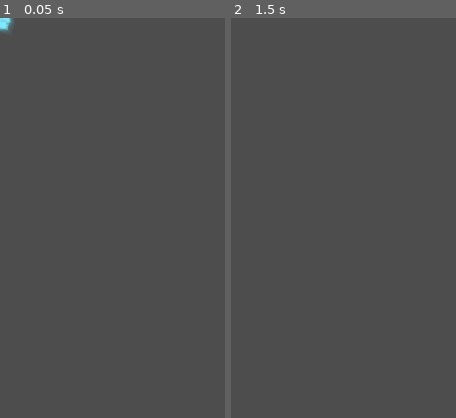
Above: before the commit, frames 1-2 (left to right).
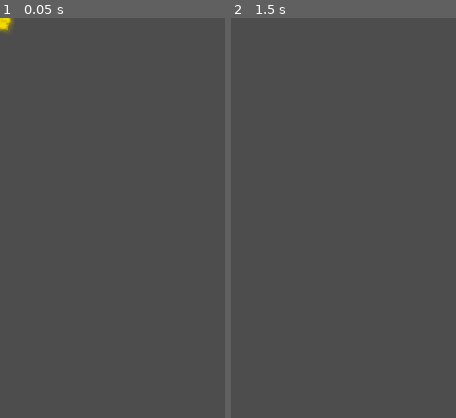
Above: after the commit, the same moments.

Repository: qingzhixing/plane-war
Game: Godot game, scene res://scenes/vfx/GrazeSpark.tscn
Two runs of this game, one before a commit and one after it. Both use one fixed random seed, a clock stepped at 60 frames per second and the inputs below. This scene is started directly instead of the project's main scene. Sound files missing from this copy of the repository are replaced by a short silence.
Inputs (mouse positions are % of the whole screen's width and height, from its top left):
- Up to frame 1 (0.05 s): no input
- Up to frame 2 (1.5 s): tap Enter at 0.5 s; move the mouse to (72, 45) at 0.52 s; hold D 0.53-1.25 s; tap P at 0.6 s; click (72, 45) at 0.67 s; tap Space at 0.77, 1.25 s; drag from (30, 55) to (45, 70) at 1.27 s
The pictures show only the part of the screen within x 0-50%, y 0-50%; the shares and areas given below are measured in that part.

The runs differ from the first frame. In frame 1, 0.2% of the frame differs, in the area x 0-7%, y 0-4%; in frame 2, nothing differs.

Commit message:
🎮 ADD: 炸弹主武器 PlayerBomb 第7帧 AoE 伤害
Made-with: Cursor

Diff:
--- a/project.godot
+++ b/project.godot
@@ -28,7 +28,6 @@
 window/size/viewport_width=720
 window/size/viewport_height=1280
 window/stretch/mode="viewport"
-window/stretch/aspect="keep"
 window/handheld/orientation=1
 
 [dotnet]
--- a/scenes/Player.tscn
+++ b/scenes/Player.tscn
@@ -4,6 +4,7 @@
 [ext_resource type="PackedScene" path="res://scenes/bullets/PlayerBullet.tscn" id="2_basic"]
 [ext_resource type="PackedScene" path="res://scenes/bullets/PlayerArrow.tscn" id="3_arrow"]
 [ext_resource type="PackedScene" path="res://scenes/bullets/PlayerBoomerang.tscn" id="4_boomerang"]
+[ext_resource type="PackedScene" path="res://scenes/bullets/PlayerBomb.tscn" id="5_bomb"]
 [ext_resource type="Texture2D" uid="uid://dgocjs7westlh" path="res://assets/sprites/player/player_ship_base.png" id="5_tex"]
 [ext_resource type="Script" uid="uid://1u2vm5sqjwma" path="res://scripts/hit_judgement_visual.gd" id="6_hit"]
 [ext_resource type="Script" uid="uid://dc24c6fqlvntc" path="res://scripts/player_graze_area.gd" id="7_graze"]
@@ -22,6 +23,7 @@
 bullet_scene_basic = ExtResource("2_basic")
 bullet_scene_arrow = ExtResource("3_arrow")
 bullet_scene_boomerang = ExtResource("4_boomerang")
+bullet_scene_bomb = ExtResource("5_bomb")
 
 [node name="CollisionShape2D" type="CollisionShape2D" parent="." unique_id=1782819317]
 shape = SubResource("CircleShape2D_3li8b")
--- /dev/null
+++ b/scenes/bullets/PlayerBomb.tscn
@@ -0,0 +1,135 @@
+[gd_scene format=3 uid="uid://dnccqe6etmx3l"]
+
+[ext_resource type="Script" uid="uid://b4s7vdjrtsuwm" path="res://scripts/bullets/PlayerBombBullet.gd" id="1_script"]
+[ext_resource type="Texture2D" uid="uid://7s1kaquky2ca" path="res://assets/sprites/bullets/Bomb.png" id="2_tex"]
+
+[sub_resource type="CircleShape2D" id="1_shape"]
+radius = 5.7142854
+
+[sub_resource type="AtlasTexture" id="AtlasTexture_yamd2"]
+atlas = ExtResource("2_tex")
+region = Rect2(0, 0, 90, 50)
+
+[sub_resource type="AtlasTexture" id="AtlasTexture_ilyvh"]
+atlas = ExtResource("2_tex")
+region = Rect2(90, 0, 90, 50)
+
+[sub_resource type="AtlasTexture" id="AtlasTexture_rq4vg"]
+atlas = ExtResource("2_tex")
+region = Rect2(180, 0, 90, 50)
+
+[sub_resource type="AtlasTexture" id="AtlasTexture_doins"]
+atlas = ExtResource("2_tex")
+region = Rect2(270, 0, 90, 50)
+
+[sub_resource type="AtlasTexture" id="AtlasTexture_v4vi3"]
+atlas = ExtResource("2_tex")
+region = Rect2(360, 0, 90, 50)
+
+[sub_resource type="AtlasTexture" id="AtlasTexture_hx73c"]
+atlas = ExtResource("2_tex")
+region = Rect2(450, 0, 90, 50)
+
+[sub_resource type="AtlasTexture" id="AtlasTexture_tjcrw"]
+atlas = ExtResource("2_tex")
+region = Rect2(540, 0, 90, 50)
+
+[sub_resource type="AtlasTexture" id="AtlasTexture_o6d82"]
+atlas = ExtResource("2_tex")
+region = Rect2(630, 0, 90, 50)
+
+[sub_resource type="AtlasTexture" id="AtlasTexture_p8751"]
+atlas = ExtResource("2_tex")
+region = Rect2(0, 50, 90, 50)
+
+[sub_resource type="AtlasTexture" id="AtlasTexture_own30"]
+atlas = ExtResource("2_tex")
+region = Rect2(90, 50, 90, 50)
+
+[sub_resource type="AtlasTexture" id="AtlasTexture_mesac"]
+atlas = ExtResource("2_tex")
+region = Rect2(180, 50, 90, 50)
+
+[sub_resource type="AtlasTexture" id="AtlasTexture_4qsfh"]
+atlas = ExtResource("2_tex")
+region = Rect2(270, 50, 90, 50)
+
+[sub_resource type="AtlasTexture" id="AtlasTexture_k8ir0"]
+atlas = ExtResource("2_tex")
+region = Rect2(0, 0, 90, 50)
+
+[sub_resource type="SpriteFrames" id="SpriteFrames_4qsfh"]
+animations = [{
+"frames": [{
+"duration": 1.0,
+"texture": SubResource("AtlasTexture_yamd2")
+}, {
+"duration": 1.0,
+"texture": SubResource("AtlasTexture_ilyvh")
+}, {
+"duration": 1.0,
+"texture": SubResource("AtlasTexture_rq4vg")
+}, {
+"duration": 1.0,
+"texture": SubResource("AtlasTexture_doins")
+}, {
+"duration": 1.0,
+"texture": SubResource("AtlasTexture_v4vi3")
+}, {
+"duration": 1.0,
+"texture": SubResource("AtlasTexture_hx73c")
+}, {
+"duration": 1.0,
+"texture": SubResource("AtlasTexture_tjcrw")
+}, {
+"duration": 1.0,
+"texture": SubResource("AtlasTexture_o6d82")
+}, {
+"duration": 1.0,
+"texture": SubResource("AtlasTexture_p8751")
+}, {
+"duration": 1.0,
+"texture": SubResource("AtlasTexture_own30")
+}, {
+"duration": 1.0,
+"texture": SubResource("AtlasTexture_mesac")
+}, {
+"duration": 1.0,
+"texture": SubResource("AtlasTexture_4qsfh")
+}],
+"loop": false,
+"name": &"explode",
+"speed": 30.0
+}, {
+"frames": [{
+"duration": 1.0,
+"texture": SubResource("AtlasTexture_k8ir0")
+}],
+"loop": true,
+"name": &"idle",
+"speed": 5.0
+}]
+
+[node name="PlayerBombBullet" type="Area2D" unique_id=1603350073]
+z_index = 12
+z_as_relative = false
+scale = Vector2(3, 3)
+script = ExtResource("1_script")
+
+[node name="CollisionShape2D" type="CollisionShape2D" parent="." unique_id=583718475]
+position = Vector2(3.3881318e-21, -1.1920929e-07)
+shape = SubResource("1_shape")
+
+[node name="AnimatedSprite2D" type="AnimatedSprite2D" parent="." unique_id=954022042]
+position = Vector2(-1.0000002, -19.333334)
+sprite_frames = SubResource("SpriteFrames_4qsfh")
+animation = &"idle"
+autoplay = "idle"
+
+[node name="Explosion Shape" type="Area2D" parent="." unique_id=683750968]
+monitoring = true
+collision_layer = 0
+collision_mask = 1048575
+
+[node name="CollisionPolygon2D" type="CollisionPolygon2D" parent="Explosion Shape" unique_id=724492993]
+polygon = PackedVector2Array(-16, 4.666667, 16, 4.666667, 24, -2, 25, -10.333334, 16.666668, -22, 6, -25.333334, -4, -25.333334, -16, -20.333334, -22.333334, -13, -22, -2.3333335)
--- a/scenes/bullets/PlayerBombBullet.tscn
+++ /dev/null
@@ -1,23 +0,0 @@
-[gd_scene format=3 uid="uid://dnccqe6etmx3l"]
-
-[ext_resource type="Script" uid="uid://b4s7vdjrtsuwm" path="res://scripts/bullets/PlayerBombBullet.gd" id="1_script"]
-[ext_resource type="Texture2D" uid="uid://7s1kaquky2ca" path="res://assets/sprites/bullets/Bomb.png" id="2_tex"]
-
-[sub_resource type="CircleShape2D" id="1_shape"]
-radius = 5.7142854
-
-[node name="PlayerBombBullet" type="Area2D" unique_id=1603350073]
-z_index = 12
-z_as_relative = false
-scale = Vector2(3, 3)
-script = ExtResource("1_script")
-
-[node name="Sprite2D" type="Sprite2D" parent="." unique_id=913872009]
-position = Vector2(-1.4285715, -20)
-texture = ExtResource("2_tex")
-hframes = 8
-vframes = 2
-
-[node name="CollisionShape2D" type="CollisionShape2D" parent="." unique_id=583718475]
-position = Vector2(3.3881318e-21, -1.1920929e-07)
-shape = SubResource("1_shape")
--- a/scenes/vfx/GrazeSpark.tscn
+++ b/scenes/vfx/GrazeSpark.tscn
@@ -31,5 +31,5 @@
 angular_velocity_min = -520.0
 angular_velocity_max = 520.0
 scale_amount_max = 4.0
-color = Color(0.5, 0.92, 1, 1)
+color = Color(0.9557983, 0.8563839, 0, 1)
 script = ExtResource("1")
--- a/scripts/bullets/PlayerBombBullet.gd
+++ b/scripts/bullets/PlayerBombBullet.gd
@@ -1,9 +1,85 @@
 extends "res://scripts/bullets/BulletBase.gd"
+## 命中敌机后播放爆炸；仅在爆炸动画第 7 帧（index 6）对 Explosion Shape 范围内敌人造成一次 AoE 伤害。
+
+const _DAMAGE_FRAME_INDEX := 6 # 第 7 帧（0-based）
+
+var _exploding := false
+var _aoe_applied := false
+
+@onready var _sprite: AnimatedSprite2D = get_node_or_null("AnimatedSprite2D")
+@onready var _explosion_area: Area2D = get_node_or_null("Explosion Shape")
 
 
 func _ready() -> void:
 	super._ready()
-	var sprite := get_node_or_null("Sprite2D") as Sprite2D
-	if sprite != null:
-		# 贴图和尺寸完全由 PlayerBombBullet.tscn 场景控制，这里不再改动
-		pass
+	if _sprite != null:
+		_sprite.animation = "idle"
+		_sprite.play()
+		_sprite.frame_changed.connect(_on_sprite_frame_changed)
+		_sprite.animation_finished.connect(_on_sprite_animation_finished)
+	if _explosion_area != null:
+		_explosion_area.collision_layer = 0
+		_explosion_area.monitoring = true
+		_explosion_area.monitorable = false
+		# 与敌机 Area2D 同层检测（默认 layer 1）
+		_explosion_area.collision_mask = 0xFFFFFFFF
+
+
+func _process(delta: float) -> void:
+	if _exploding:
+		return
+	super._process(delta)
+
+
+func _on_area_entered(area: Area2D) -> void:
+	if _exploding:
+		return
+	if not (area.is_in_group("enemy") or area.is_in_group("boss")):
+		return
+	_begin_explosion()
+
+
+func _begin_explosion() -> void:
+	_exploding = true
+	speed = 0.0
+	set_deferred("monitoring", false)
+	set_deferred("monitorable", false)
+	if _sprite != null:
+		_sprite.play("explode")
+
+
+func _on_sprite_frame_changed() -> void:
+	if not _exploding or _aoe_applied:
+		return
+	if _sprite.animation != "explode":
+		return
+	if _sprite.frame != _DAMAGE_FRAME_INDEX:
+		return
+	_aoe_applied = true
+	_apply_aoe_damage()
+
+
+func _apply_aoe_damage() -> void:
+	if _explosion_area == null:
+		return
+	var seen: Dictionary = {}
+	for area in _explosion_area.get_overlapping_areas():
+		if not is_instance_valid(area):
+			continue
+		if not (area.is_in_group("enemy") or area.is_in_group("boss")):
+			continue
+		if seen.has(area):
+			continue
+		seen[area] = true
+		var dealt := damage
+		if area.is_in_group("boss"):
+			dealt = max(1, int(round(float(damage) * _boss_damage_multiplier)))
+		if area.has_method("apply_damage"):
+			area.apply_damage(dealt)
+			get_tree().call_group("battle_stats_manager", "record_player_damage", dealt, area)
+			_spawn_hit_vfx(area)
+
+
+func _on_sprite_animation_finished() -> void:
+	if _sprite != null and _sprite.animation == "explode":
+		queue_free()
--- a/scripts/debug_upgrade_picker.gd
+++ b/scripts/debug_upgrade_picker.gd
@@ -18,6 +18,7 @@
 	{"id": "combo_boost", "name": "节奏推进", "desc": "每次命中连击 +1"},
 	{"id": "combo_guard", "name": "稳态护盾", "desc": "连击保护 +1 层"},
 	{"id": "bomb_cooldown", "name": "符卡充能", "desc": "符卡冷却 -15%"},
+	{"id": "bomb_weapon", "name": "挂载炸弹", "desc": "主武器改为炸弹 AoE"},
 	{"id": "score_up", "name": "评分增幅", "desc": "评分乘区 +15%"},
 ]
 
--- a/scripts/player.gd
+++ b/scripts/player.gd
@@ -6,6 +6,7 @@
 @export var bullet_scene_basic: PackedScene
 @export var bullet_scene_arrow: PackedScene
 @export var bullet_scene_boomerang: PackedScene
+@export var bullet_scene_bomb: PackedScene
 @export var hit_invulnerable_seconds: float = 0.35
 @export var arrow_auto_interval: float = 1.4
 @export var boomerang_auto_interval: float = 2.6
@@ -40,6 +41,7 @@
 @onready var _fallback_bullet_scene_basic: PackedScene = preload("res://scenes/bullets/PlayerBullet.tscn")
 @onready var _fallback_bullet_scene_arrow: PackedScene = preload("res://scenes/bullets/PlayerArrow.tscn")
 @onready var _fallback_bullet_scene_boomerang: PackedScene = preload("res://scenes/bullets/PlayerBoomerang.tscn")
+@onready var _fallback_bullet_scene_bomb: PackedScene = preload("res://scenes/bullets/PlayerBomb.tscn")
 @onready var _sprite: Node2D = get_node_or_null("Sprite2D")
 
 const _HIT_BLINK_FREQ := 20.0
@@ -56,6 +58,8 @@
 		bullet_scene_arrow = _fallback_bullet_scene_arrow
 	if bullet_scene_boomerang == null and _fallback_bullet_scene_boomerang != null:
 		bullet_scene_boomerang = _fallback_bullet_scene_boomerang
+	if bullet_scene_bomb == null and _fallback_bullet_scene_bomb != null:
+		bullet_scene_bomb = _fallback_bullet_scene_bomb
 	_arrow_auto_timer = arrow_auto_interval
 	_boomerang_auto_timer = boomerang_auto_interval
 	_init_shield()
@@ -138,6 +142,8 @@
 			_spawn_arrow_shot()
 		"boomerang":
 			_spawn_boomerang_shot()
+		"bomb":
+			_spawn_bomb_shot()
 		_:
 			_spawn_default_shot()
 
@@ -158,6 +164,14 @@
 		var dir := Vector2(sin(angle), -cos(angle))
 		var side_offset: Vector2 = Vector2(-dir.y, dir.x) * 12.0 * (i - (n - 1) * 0.5)
 		_spawn_configured_bullet(bullet_scene_arrow, dir, 0.0, 1.35, 0, "arrow", "straight", side_offset)
+
+
+func _spawn_bomb_shot() -> void:
+	var n: int = clampi(_bullet_count, 1, _max_bullet_count)
+	for i in n:
+		var angle: float = (i - (n - 1) * 0.5) * _spread_rad_per_bullet
+		var dir := Vector2(sin(angle), -cos(angle))
+		_spawn_configured_bullet(bullet_scene_bomb, dir, 0.0, 0.75, 0, "bullet", "straight", Vector2.ZERO)
 
 
 func _spawn_boomerang_shot() -> void:
@@ -301,6 +315,8 @@
 			if not has_weapon_unlocked("boomerang"):
 				_weapon_unlocked["boomerang"] = true
 			_boomerang_shot_count = max(1, _boomerang_shot_count + 1)
+		"bomb_weapon":
+			_weapon_mode = "bomb"
 
 
 func set_shield_active(active: bool) -> void:
--- a/scripts/upgrade_ui.gd
+++ b/scripts/upgrade_ui.gd
@@ -18,6 +18,9 @@
 	# 副武器：回旋镖（由 boomerang_multi 首次解锁）
 	{"id": "boomerang_cooldown", "name": "回旋加速", "desc": "回旋镖冷却 -20%"},
 	{"id": "boomerang_multi", "name": "双刃回旋", "desc": "回旋镖齐射数量 +1；若未解锁则同时解锁"},
+
+	# 主武器：炸弹（命中敌机 AoE；与符卡弹幕无关）
+	{"id": "bomb_weapon", "name": "挂载炸弹", "desc": "主武器改为炸弹；命中后范围爆炸（第7帧伤害）"},
 
 	# 通用 / 生存 / 表现
 	{"id": "combo_boost", "name": "节奏推进", "desc": "每次命中连击 +1"},
@@ -145,12 +148,15 @@
 	var bullet_count: int = 1
 	var arrow_unlocked: bool = false
 	var boomerang_unlocked: bool = false
+	var bomb_main: bool = false
 	if player != null and player.has_method("get_bullet_count") and player.has_method("get_max_bullet_count"):
 		bullet_count = player.get_bullet_count()
 		at_max_bullets = bullet_count >= player.get_max_bullet_count()
 	if player != null and player.has_method("has_weapon_unlocked"):
 		arrow_unlocked = player.has_weapon_unlocked("arrow")
 		boomerang_unlocked = player.has_weapon_unlocked("boomerang")
+	if player != null and player.has_method("get_weapon_mode"):
+		bomb_main = player.get_weapon_mode() == "bomb"
 	for u in UPGRADES:
 		if u["id"] == "multi_shot" and at_max_bullets:
 			continue
@@ -159,6 +165,8 @@
 		if u["id"] == "arrow_cooldown" and not arrow_unlocked:
 			continue
 		if u["id"] == "boomerang_cooldown" and not boomerang_unlocked:
+			continue
+		if u["id"] == "bomb_weapon" and bomb_main:
 			continue
 		pool.append(u)
 	pool.shuffle()
@@ -237,4 +245,5 @@
 		"combo_boost",
 		"combo_guard",
 		"bomb_cooldown",
+		"bomb_weapon",
 	]
